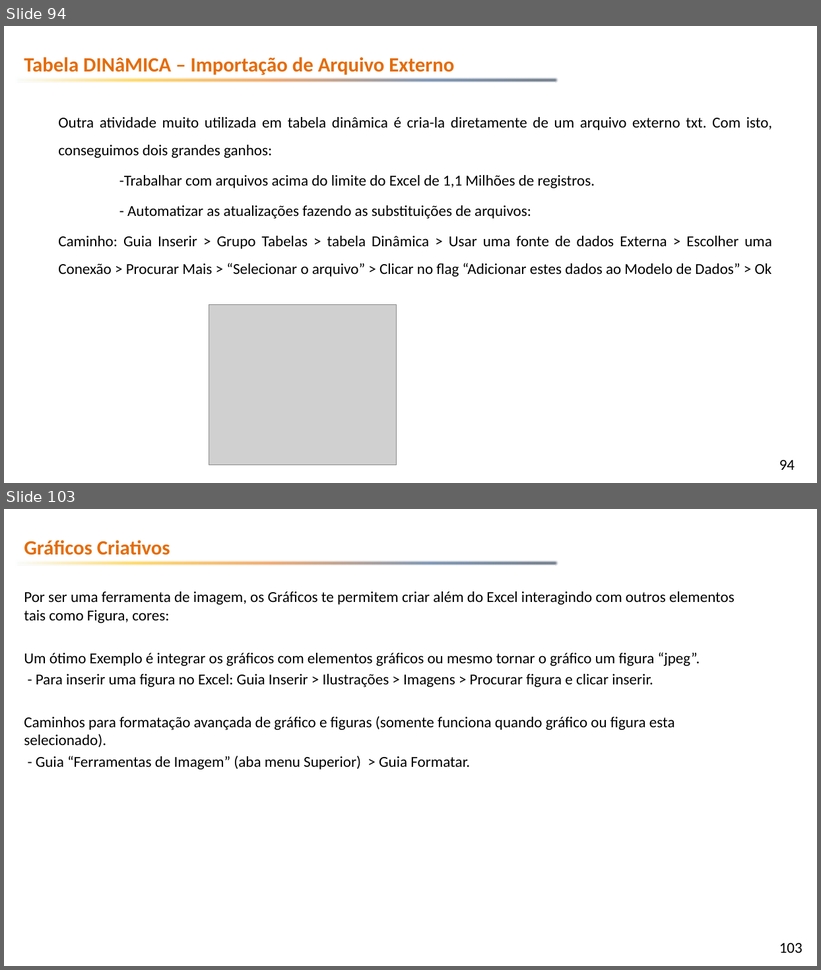
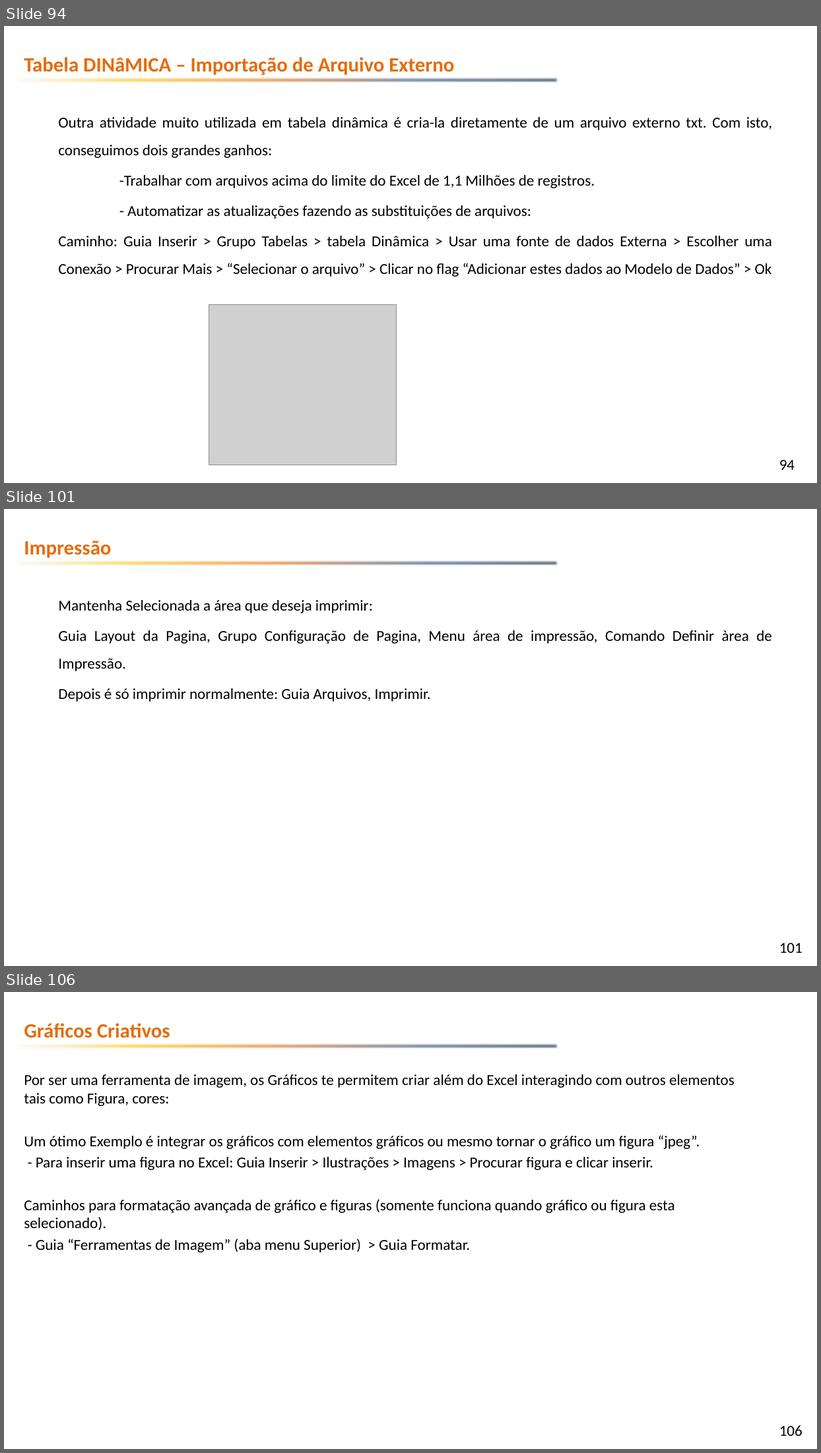
Before and after one commit to emerson-fenrir/Excel_Basico, a slide deck: Professor/Aula3.pptx. Shown one above the other, each under a label of ours: slides 94 and 103 before the commit, slides 94, 101 and 106 after it; the slides between them are not shown. The pictures are 821x970 and 821x1453 pixels, drawn with LibreOffice and Linux fonts; fonts in the diff are those of the drawing; grey boxes stand for pictures; background and template pictures are left out. Boxes give left, top, right and bottom in pixels: in the first picture for what was removed or moved away, otherwise in the second. Text is boxed around its words. In the diff, an @@ line names an element or a change of style, - is before the commit and + after.

```diff
--- a/Professor/Aula3.pptx
+++ b/Professor/Aula3.pptx
@@ slide 101 added at (4, 509, 817, 966), background picture (left out); not listed: 2 template elements that a slide beside it also shows @@
@@ text added at (24, 541, 111, 558), 24 pt, text #E46C0A, bold @@
+Impressão
@@ text added at (58, 600, 772, 702), 18 pt, text #000000 @@
+Mantenha Selecionada a área que deseja imprimir:
+Guia Layout da Pagina, Grupo Configuração de Pagina, Menu área de impressão, Comando Definir àrea de Impressão.
+Depois é só imprimir normalmente: Guia Arquivos, Imprimir.
@@ what was slide 103 is now slide 106 @@
@@ page number at (780, 1426, 803, 1436): text changed @@
-103
+106
```
Also in this commit, not shown: 5 slides changed, 2 other slides added, 13 other files.
